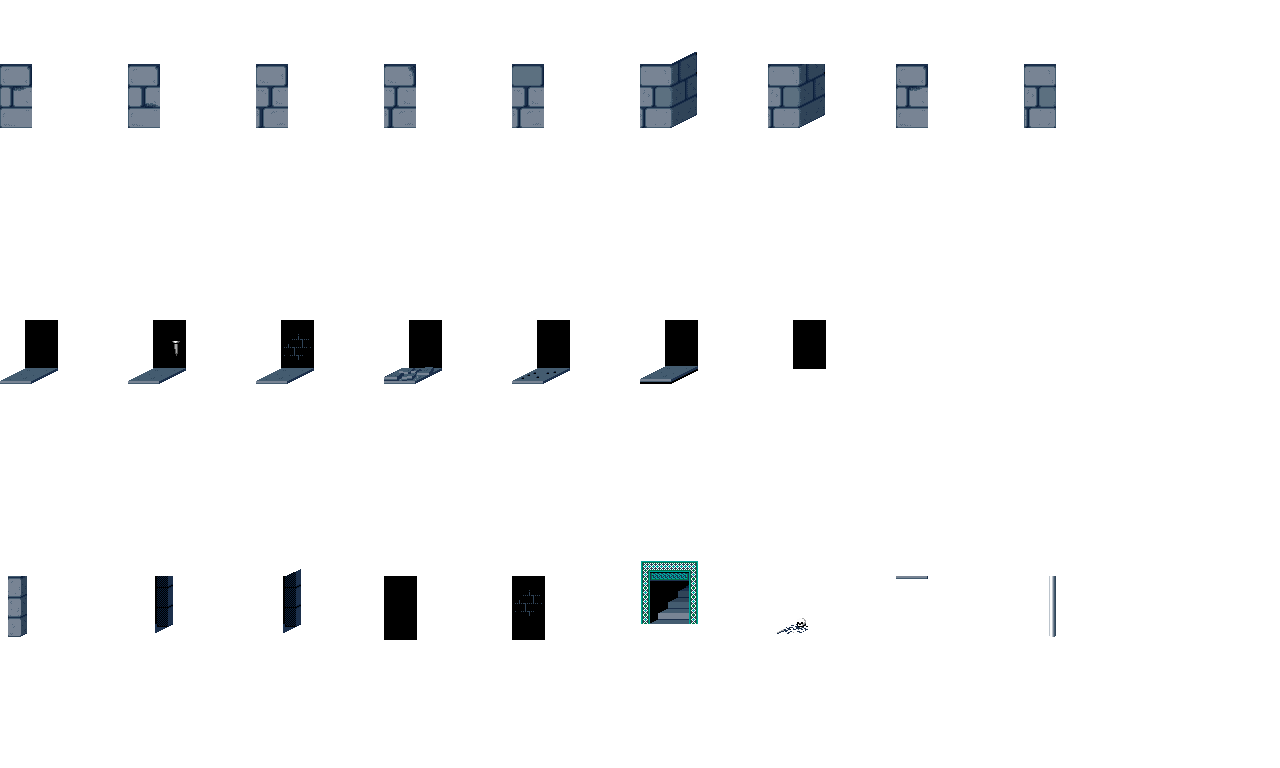
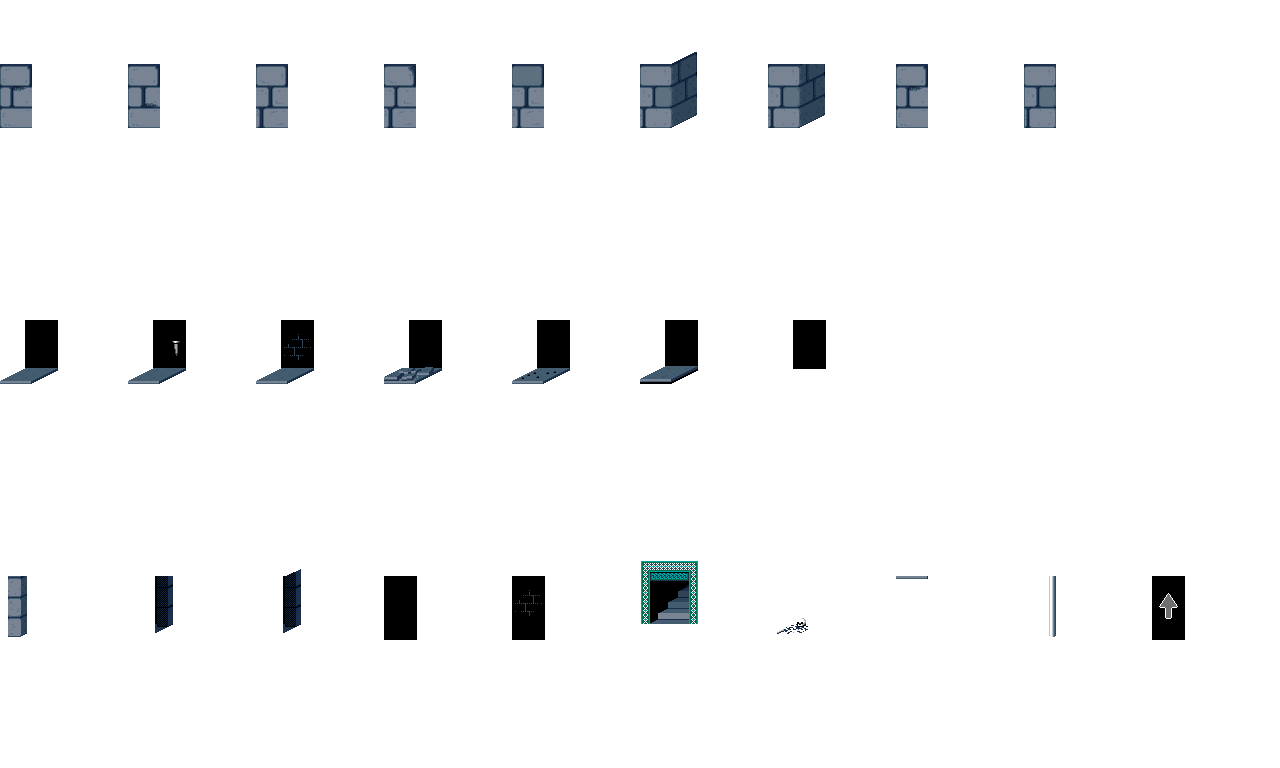
Layered file, before and after one edit (1280×768). Changes by layer:
added layer "arrow" in group "other" over [1152, 576, 1185, 640]
